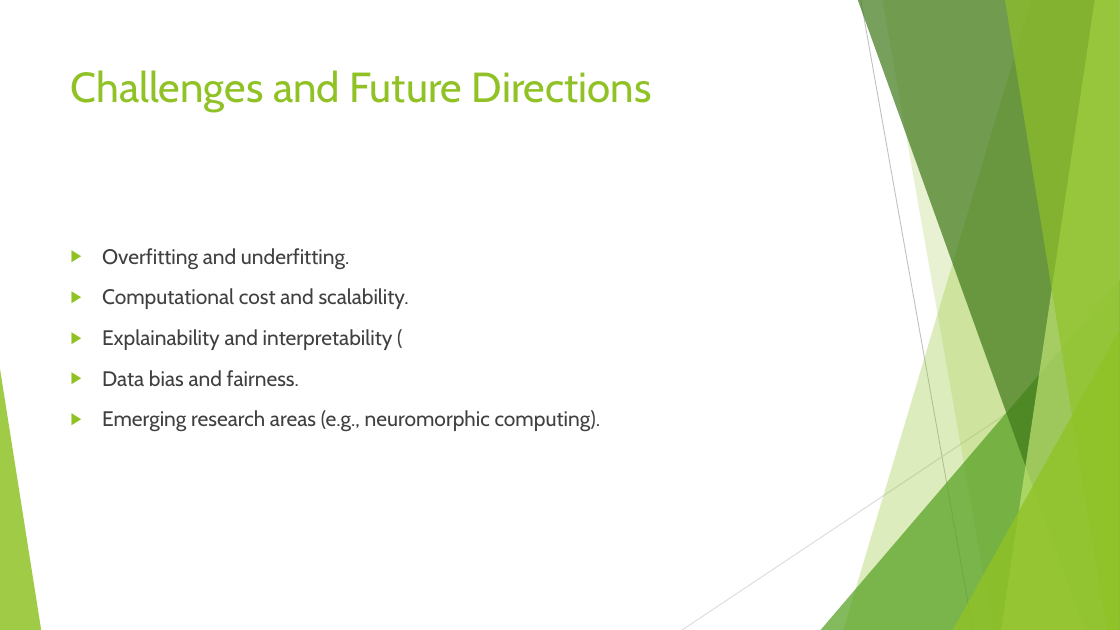
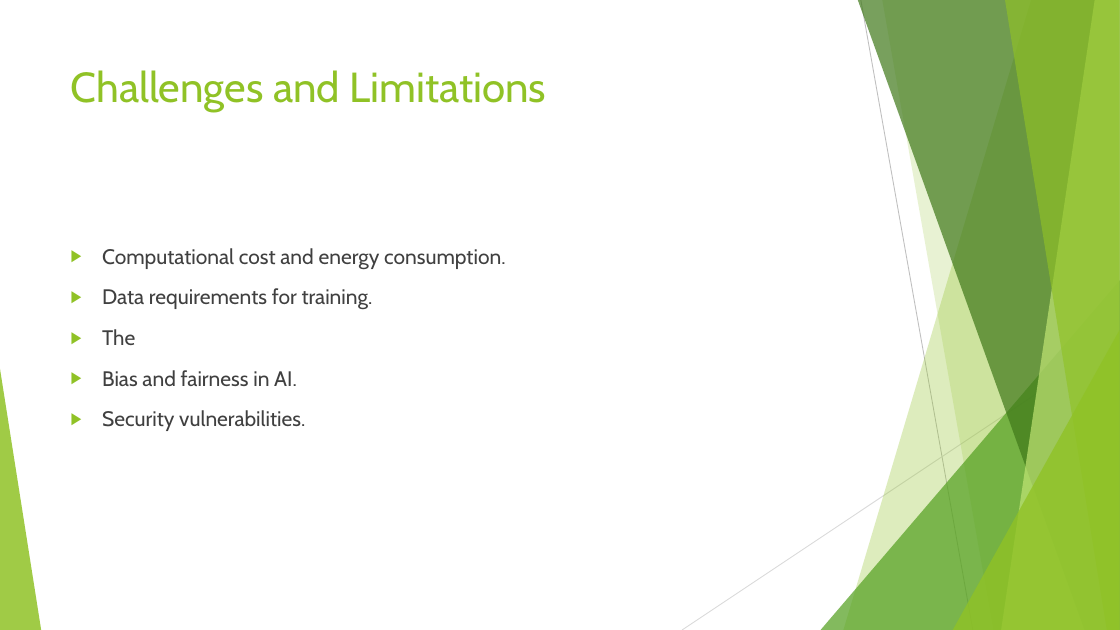
Before and after one commit to shubhamb025/Pdf_to_presentation_GenAI, a slide deck: slide 14 of output/topic_neural_networks.pptx (slide 17 before the commit). Drawn at 1120x630 pixels with LibreOffice and Linux fonts; fonts in the diff are those of the drawing. Boxes give left, top, right and bottom in pixels: in the first picture for what was removed or moved away, otherwise in the second. Text is boxed around its words. In the diff, an @@ line names an element or a change of style, - is before the commit and + after.

```diff
--- a/output/topic_neural_networks.pptx
+++ b/output/topic_neural_networks.pptx
@@ title at [71, 70, 547, 112]: text changed @@
-Challenges and Future Directions
+Challenges and Limitations
@@ text at [102, 248, 505, 431]: text changed @@
-▶ Overfitting and underfitting.
-▶ Computational cost and scalability.
-▶ Explainability and interpretability (
-▶ Data bias and fairness.
-▶ Emerging research areas (e.g., neuromorphic computing).
+▶ Computational cost and energy consumption.
+▶ Data requirements for training.
+▶ The
+▶ Bias and fairness in AI.
+▶ Security vulnerabilities.
```
Also in this commit, not shown: 13 other slides changed, 1 slide added, 3 slides removed, 9 other files.
